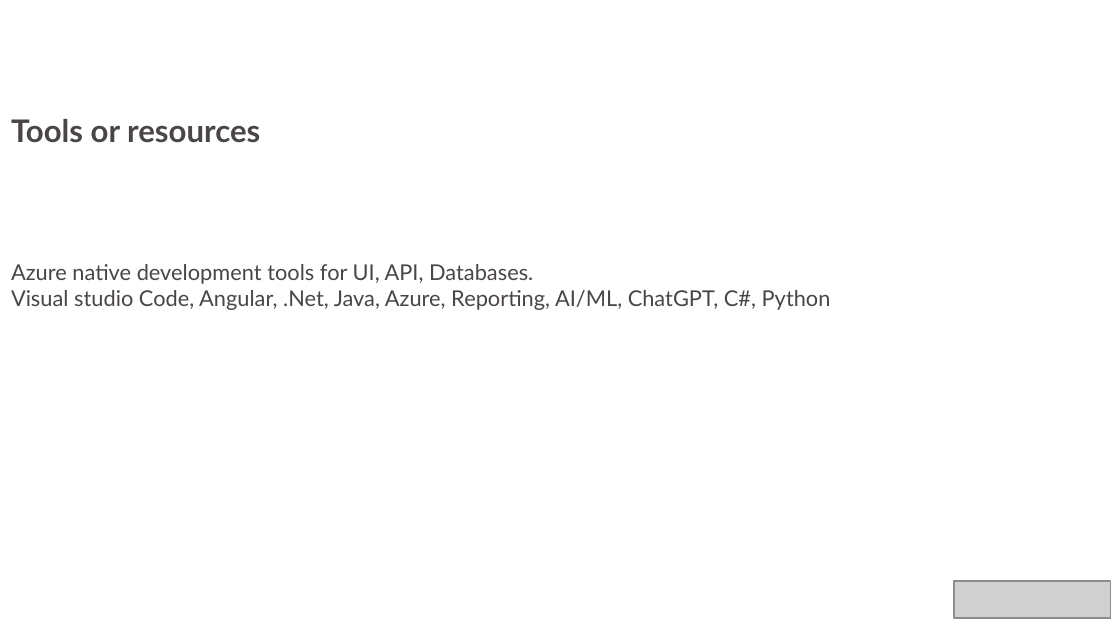
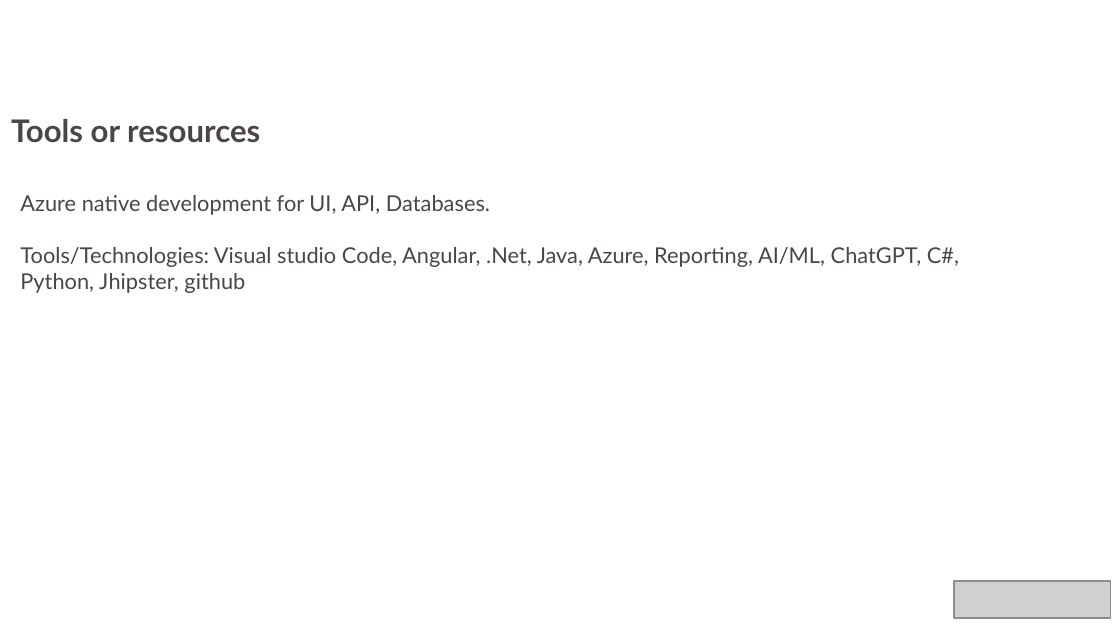
Before and after one commit to rajmanic15/sustainability-hackathon, a slide deck: slide 5 of idea/PLEDGE_TO_PROGRES_Microsoft_Sustainability.pptx. Drawn at 1120x630 pixels with LibreOffice and Linux fonts; fonts in the diff are those of the drawing; grey boxes stand for pictures; background and template pictures are left out. Boxes give left, top, right and bottom in pixels: in the first picture for what was removed or moved away, otherwise in the second. Text is boxed around its words. In the diff, an @@ line names an element or a change of style, - is before the commit and + after.

```diff
--- a/idea/PLEDGE_TO_PROGRES_Microsoft_Sustainability.pptx
+++ b/idea/PLEDGE_TO_PROGRES_Microsoft_Sustainability.pptx
@@ text at [20, 195, 959, 293]: text changed @@
-Azure native development tools for UI, API, Databases.
-Visual studio Code, Angular, .Net, Java, Azure, Reporting, AI/ML, ChatGPT, C#, Python
+Azure native development for UI, API, Databases.
+Tools/Technologies: Visual studio Code, Angular, .Net, Java, Azure, Reporting, AI/ML, ChatGPT, C#, Python, Jhipster, github
```
Also in this commit, not shown: 12 other slides changed, 2 slides added.
